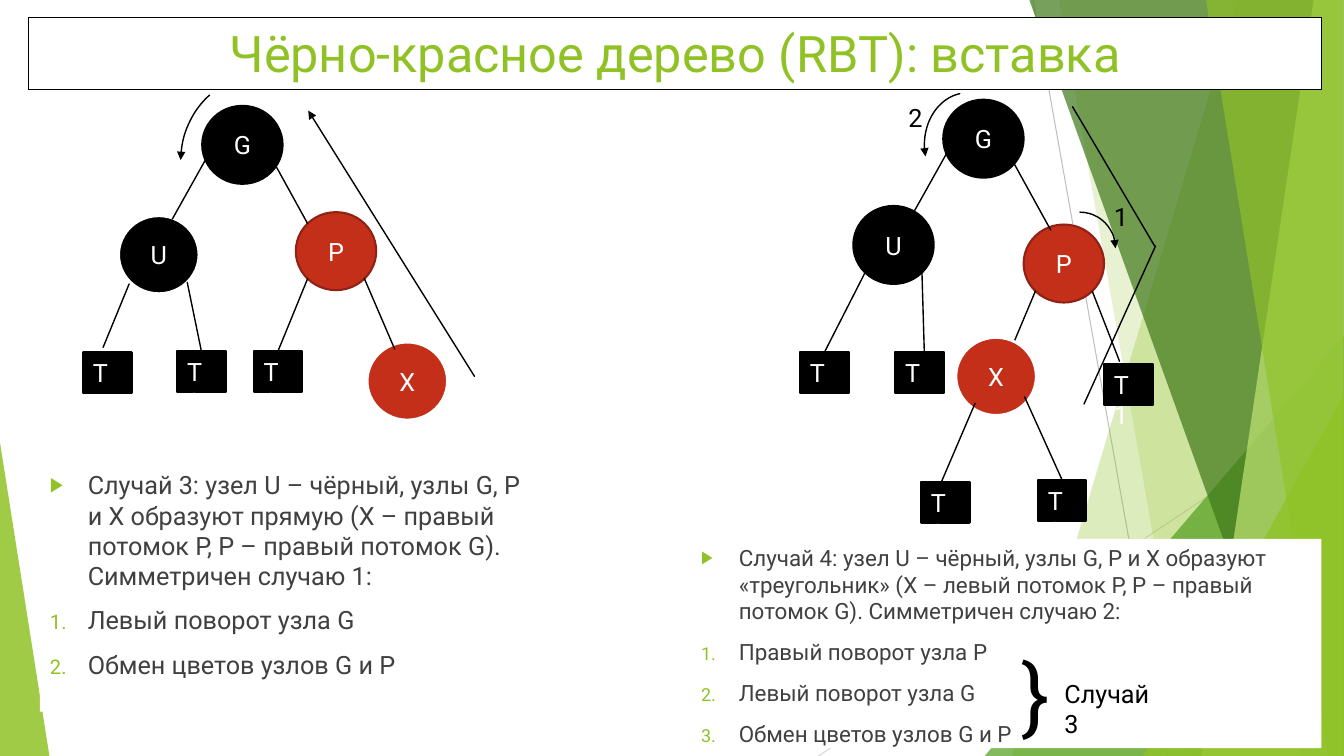
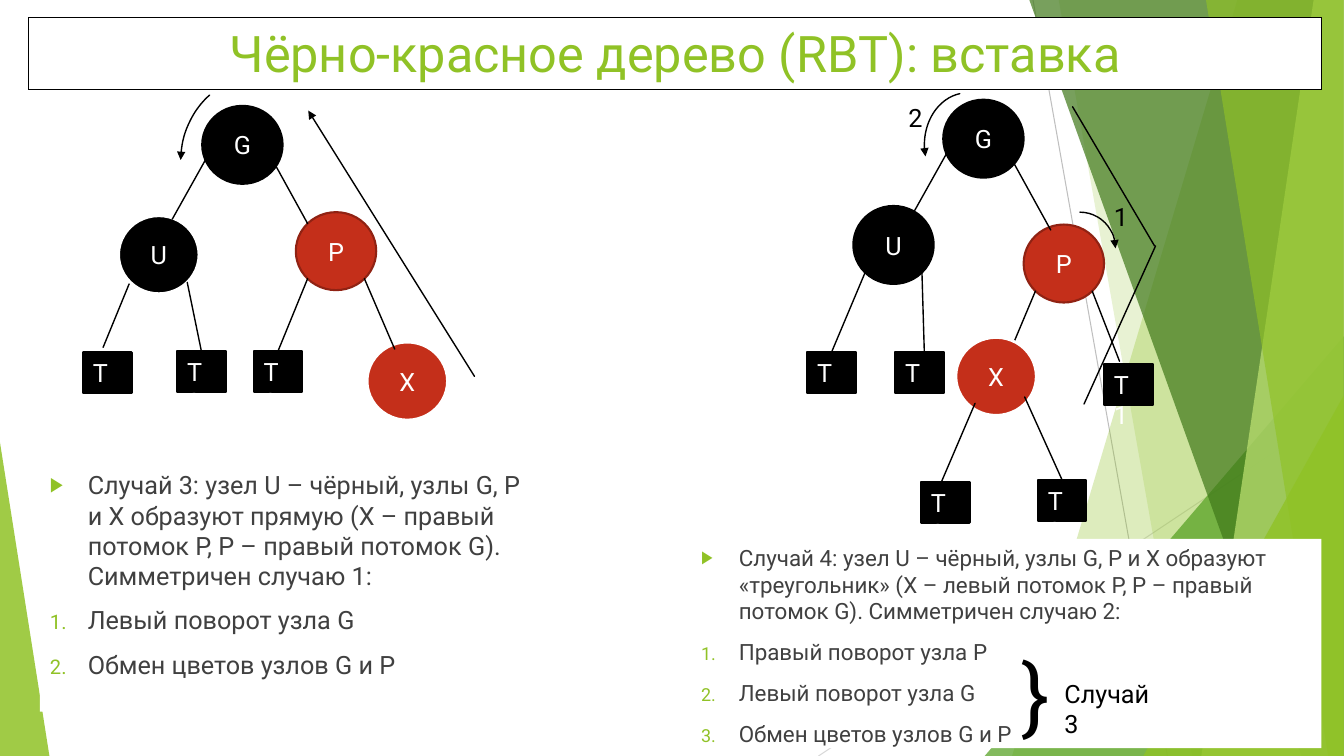
Before and after one commit to WhiteCatStudies/lectures, a slide deck: slide 15 of pt2/lectures/lecture3/lecture3.pptx. Drawn at 1344x756 pixels with LibreOffice and Linux fonts; fonts in the diff are those of the drawing. Boxes give left, top, right and bottom in pixels: in the first picture for what was removed or moved away, otherwise in the second. Text is boxed around its words. In the diff, an @@ line names an element or a change of style, - is before the commit and + after.

```diff
--- a/pt2/lectures/lecture3/lecture3.pptx
+++ b/pt2/lectures/lecture3/lecture3.pptx
@@ line moved from (865, 272) - (825, 353) to (865, 272) - (832, 353) @@
@@ rectangle "T4": place and size @@
-rectangle "T4" at box(801, 353, 849, 393)
+rectangle "T4" at box(808, 353, 856, 393)
```
Also in this commit, not shown: 5 other slides changed, 2 slides added, 3 other files.
